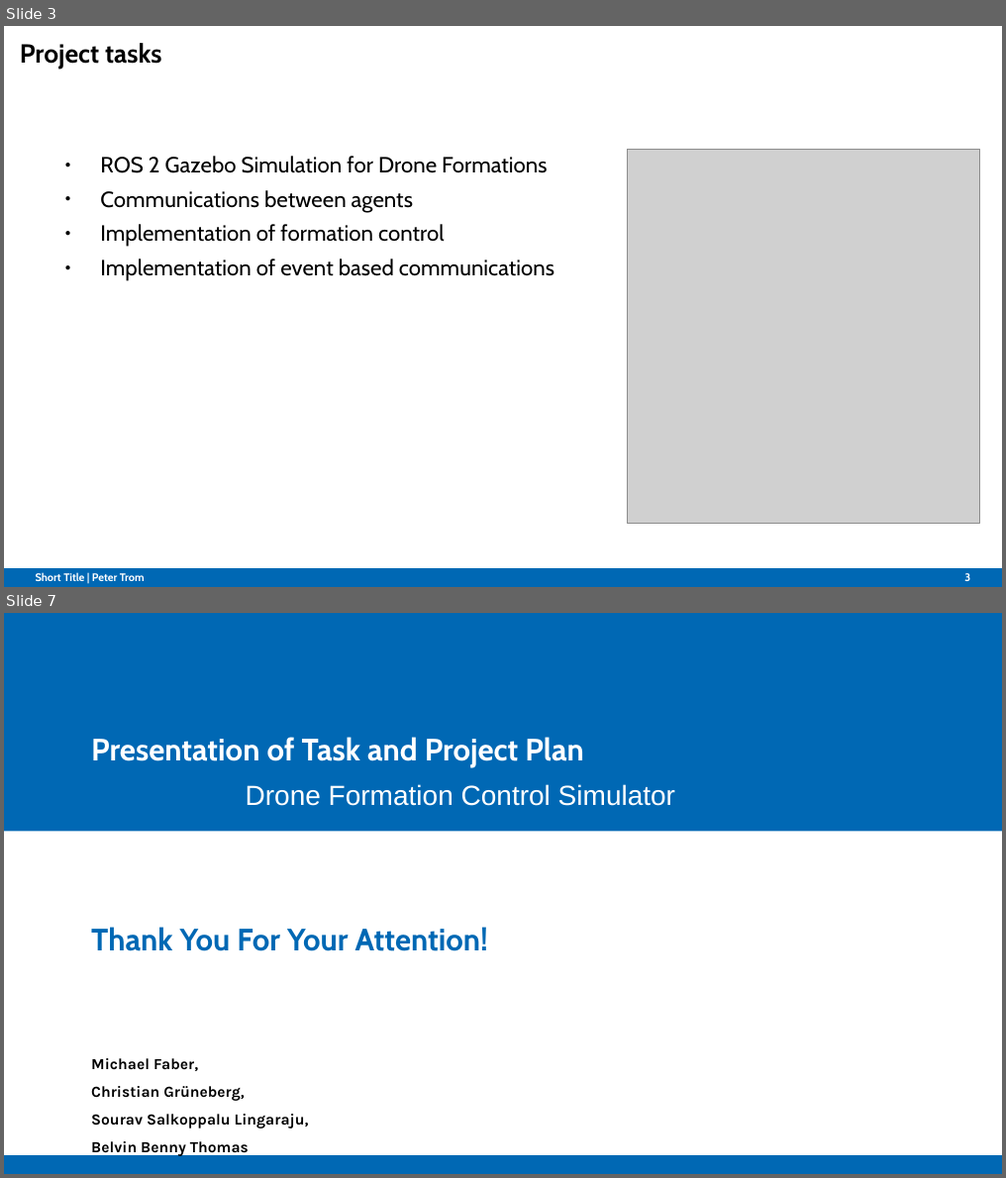
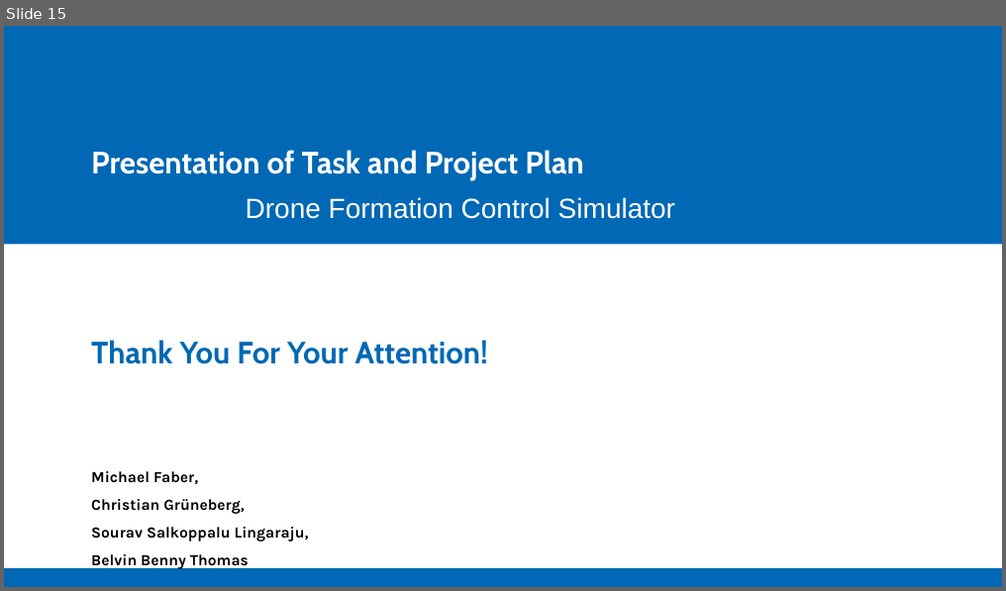
Before and after one commit to Belvin7/Drone_Project_personal-, a slide deck: AMS_Intermediate_Presentation.odp. Shown one above the other, each under a label of ours: slides 3 and 7 before the commit, slide 15 after it; the slides between them are not shown. The pictures are 1006x1178 and 1006x591 pixels, drawn with LibreOffice and Linux fonts; fonts in the diff are those of the drawing; grey boxes stand for pictures; background and template pictures are left out. Boxes give left, top, right and bottom in pixels: in the first picture for what was removed or moved away, otherwise in the second. Text is boxed around its words. In the diff, an @@ line names an element or a change of style, - is before the commit and + after.

```diff
--- a/AMS_Intermediate_Presentation.odp
+++ b/AMS_Intermediate_Presentation.odp
@@ slide 3 removed at (4, 26, 1002, 587), background #FFFFFF; not listed: 1 template element that a slide beside it also shows @@
@@ title removed at (20, 43, 162, 69) @@
-Project tasks
@@ text removed at (100, 156, 554, 281) @@
-● ROS 2 Gazebo Simulation for Drone Formations
-● Communications between agents
-● Implementation of formation control
-● Implementation of event based communications
@@ picture removed at (628, 149, 980, 523) @@
@@ text removed at (36, 572, 145, 581) @@
-Short Title | Peter Trom
@@ page number removed at (964, 573, 970, 581) @@
-3
@@ what was slide 7 is now slide 15 @@
```
Also in this commit, not shown: 2 slides changed, 12 slides added, 3 other slides removed.
